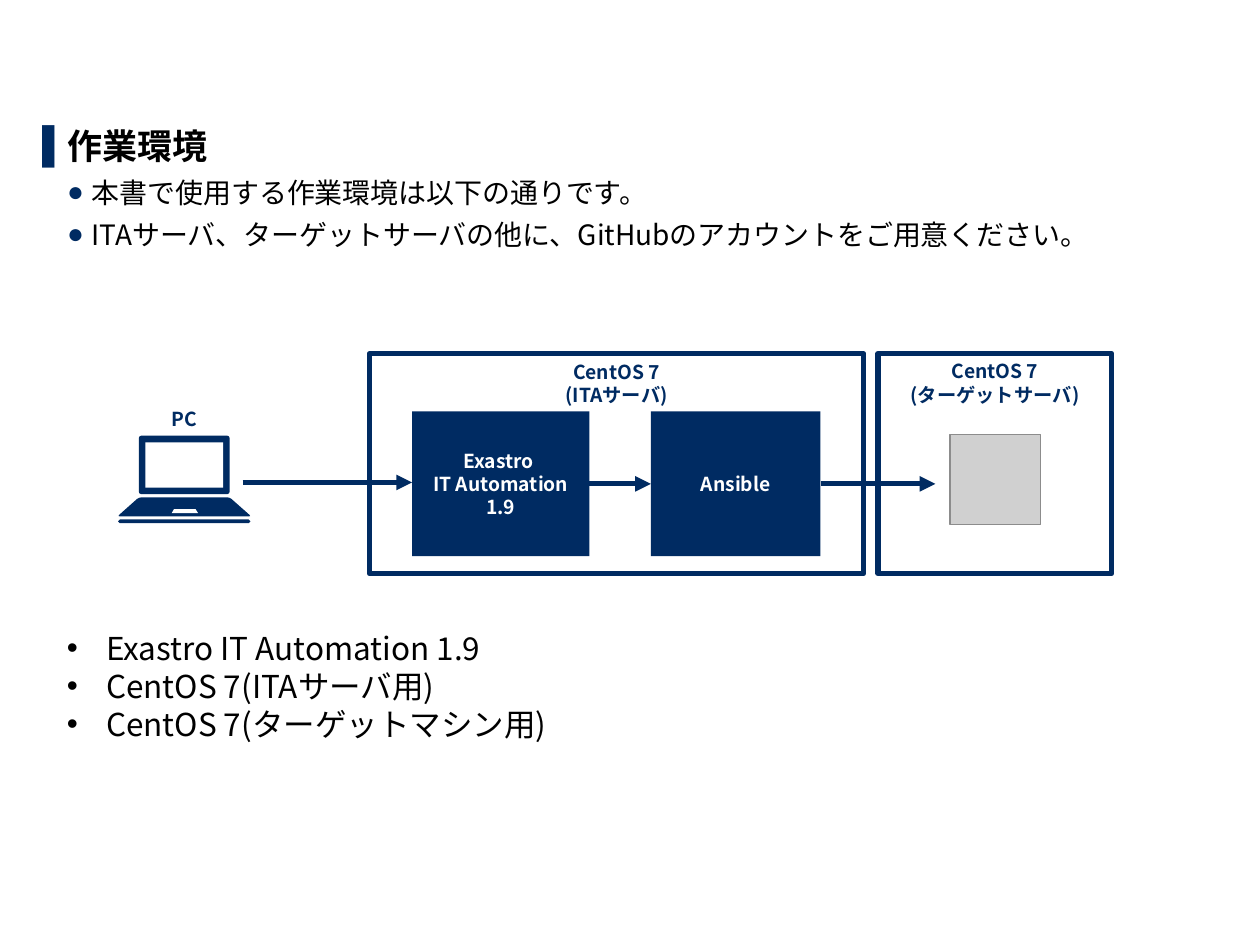
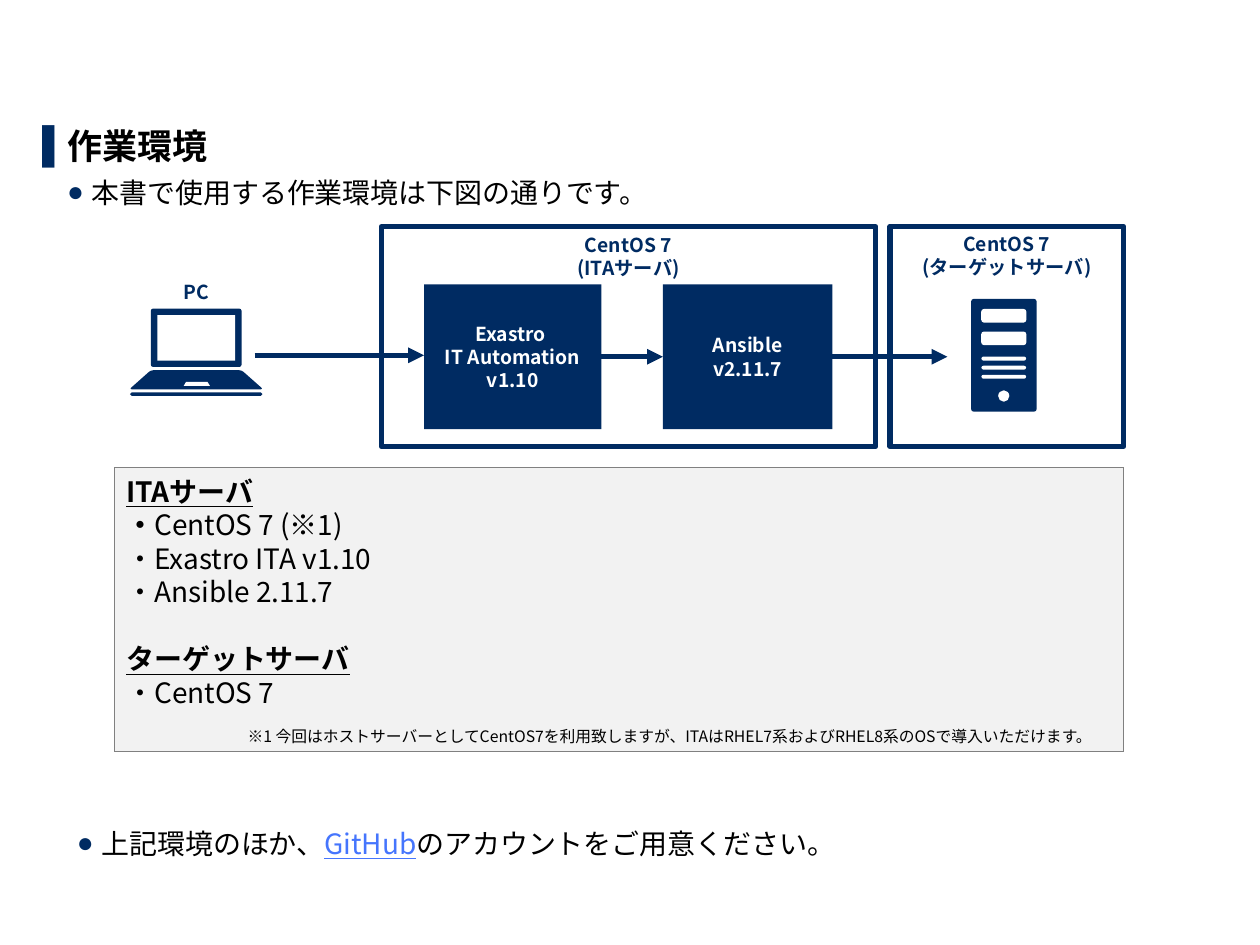
Before and after one commit to exastro-suite/it-automation-docs, a slide deck: slide 5 of asset/Learn_ja/ITA-CICD_for_IaC_practice_ja.pptx. Drawn at 1260x945 pixels with LibreOffice and Linux fonts; fonts in the diff are those of the drawing; grey boxes stand for pictures; background and template pictures are left out. Boxes give left, top, right and bottom in pixels: in the first picture for what was removed or moved away, otherwise in the second. Text is boxed around its words. In the diff, an @@ line names an element or a change of style, - is before the commit and + after.

```diff
--- a/asset/Learn_ja/ITA-CICD_for_IaC_practice_ja.pptx
+++ b/asset/Learn_ja/ITA-CICD_for_IaC_practice_ja.pptx
@@ text at <box>92,179,647,206</box>: text changed @@
-  ● 本書で使用する作業環境は以下の通りです。
-  ● ITAサーバ、ターゲットサーバの他に、GitHubのアカウントをご用意ください。
+  ● 本書で使用する作業環境は下図の通りです。
@@ text "PC": place and size @@
-text "PC" at <box>172,411,197,427</box>
+text "PC" at <box>184,284,209,300</box>
@@ 2 rectangles, 2 arrows, 1 freeform shape: place and size @@
-2 rectangles, 2 arrows, 1 freeform shape at <box>145,354,935,575</box>
+2 rectangles, 2 arrows, 1 freeform shape at <box>158,227,948,447</box>
@@ 2 rectangles, 1 freeform shape: place and size @@
-2 rectangles, 1 freeform shape at <box>118,354,1113,575</box>
+2 rectangles, 1 freeform shape at <box>130,227,1124,447</box>
@@ freeform shape added at <box>971,299,1037,412</box>, fill #002B62 @@
@@ freeform shape added at <box>982,309,1027,402</box>, fill #FFFFFF @@
@@ arrow moved from (243, 483) - (412, 483) to (255, 355) - (425, 355) @@
@@ text in rectangle at <box>487,373,538,388</box>: text changed @@
-1.9
+v1.10
@@ text in rectangle at <box>713,362,782,377</box>: paragraph added @@
+v2.11.7
@@ picture removed at <box>950,435,1041,525</box> @@
@@ rectangle "ITAサーバ ・CentOS 7 (※1) ・Exastro ...": place and size @@
-rectangle "ITAサーバ ・CentOS 7 (※1) ・Exastro ..." at <box>106,635,546,742</box>
+rectangle "ITAサーバ ・CentOS 7 (※1) ・Exastro ..." at <box>113,467,1123,752</box>
@@ rectangle "ITAサーバ ・CentOS 7 (※1) ・Exastro ..." at <box>113,467,1123,752</box>: fill none to #F2F2F2; outline none to #808080 0.75 pt @@
@@ text in rectangle at <box>126,478,372,704</box>: text changed; size 18 to 16 pt @@
-• Exastro IT Automation 1.9
-• CentOS 7(ITAサーバ用)
-• CentOS 7(ターゲットマシン用)
+ITAサーバ
+・CentOS 7 (※1)
+・Exastro ITA v1.10
+・Ansible 2.11.7
+ターゲットサーバ
+・CentOS 7
@@ text added at <box>248,728,1092,744</box>, 9 pt, text #000000 @@
+※1 今回はホストサーバーとしてCentOS7を利用致しますが、ITAはRHEL7系およびRHEL8系のOSで導入いただけます。
@@ text added at <box>102,830,835,859</box>, 16 pt, text #000000 @@
+  ● 上記環境のほか、GitHubのアカウントをご用意ください。
```
Also in this commit, not shown: 16 other slides changed, 3 other files.
